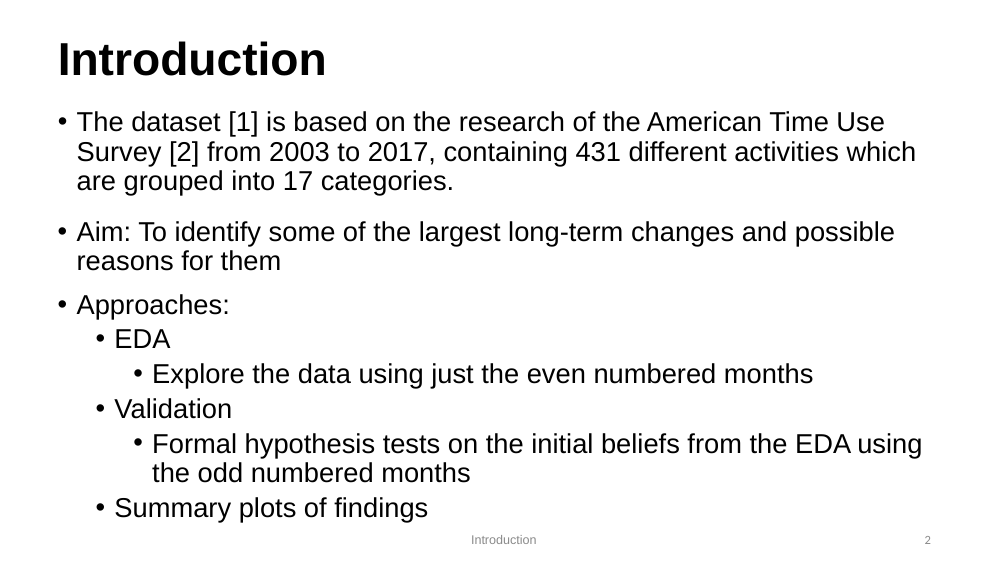
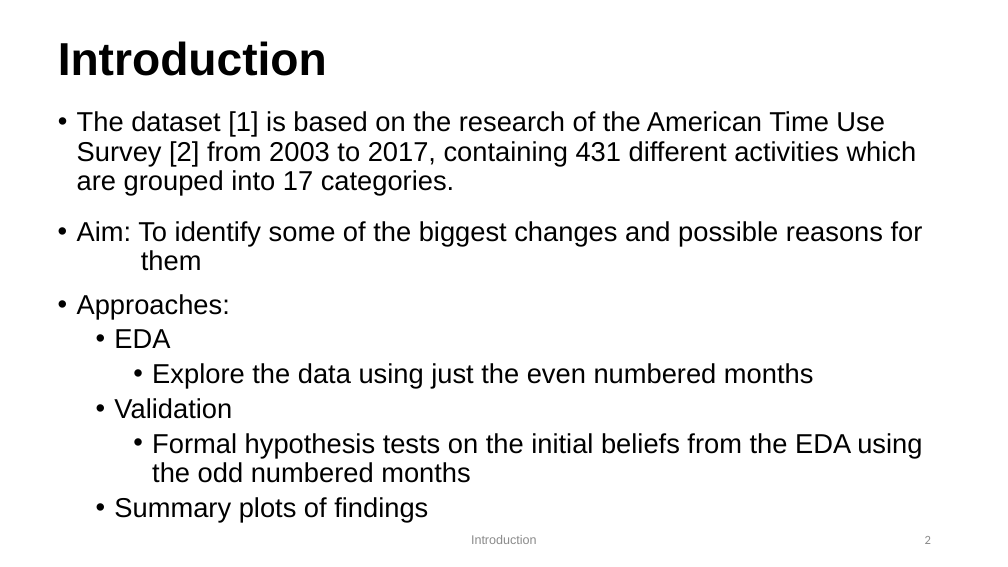
Before and after one commit to HarrisonWilde/AmericanTimeUseSurvey, a slide deck: slide 2 of Presentation/slides (1).pptx. Drawn at 1008x567 pixels with LibreOffice and Linux fonts; fonts in the diff are those of the drawing. Boxes give left, top, right and bottom in pixels: in the first picture for what was removed or moved away, otherwise in the second. Text is boxed around its words. In the diff, an @@ line names an element or a change of style, - is before the commit and + after.

```diff
--- a/Presentation/slides (1).pptx
+++ b/Presentation/slides (1).pptx
@@ text at bbox=[77, 221, 923, 271]: text changed @@
-• Aim: To identify some of the largest long-term changes and possible reasons for them
+• Aim: To identify some of the biggest changes and possible reasons for them
```
Also in this commit, not shown: 9 other slides changed, 1 slide added, 2 slides removed, 26 other files.
